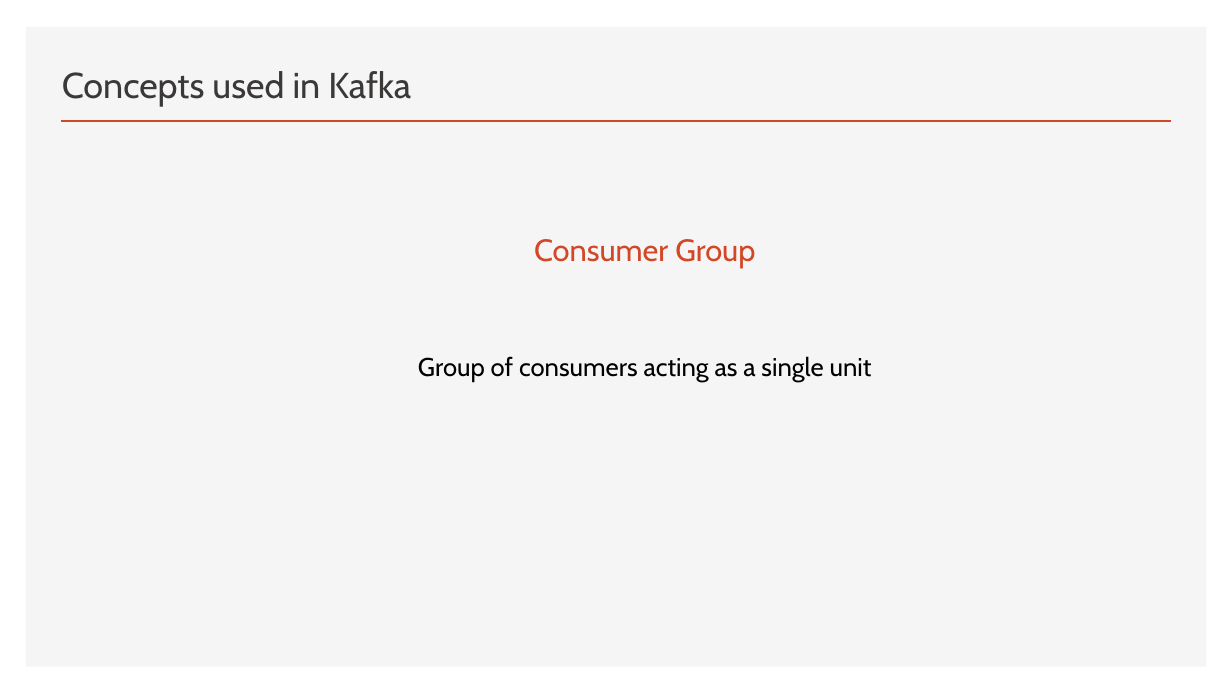
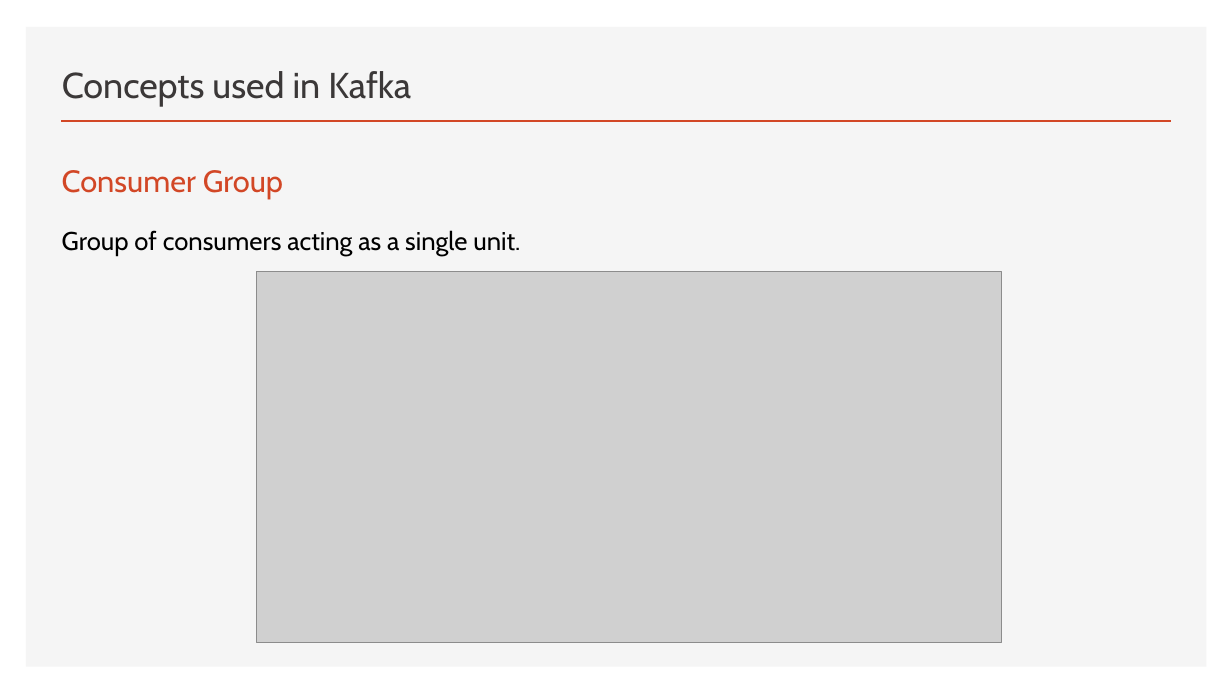
Before and after one commit to FITE-5thYear/DS-Mini-Presentation, a slide deck: slide 11 of Kafka.pptx (slide 18 before the commit). Drawn at 1232x693 pixels with LibreOffice and Linux fonts; fonts in the diff are those of the drawing; grey boxes stand for pictures. Boxes give left, top, right and bottom in pixels: in the first picture for what was removed or moved away, otherwise in the second. Text is boxed around its words. In the diff, an @@ line names an element or a change of style, - is before the commit and + after.

```diff
--- a/Kafka.pptx
+++ b/Kafka.pptx
@@ text "Consumer Group": place and size @@
-text "Consumer Group" at [418, 239, 872, 382]
+text "Consumer Group" at [62, 170, 520, 256]
@@ text at [62, 170, 283, 198]: alignment centre to left @@
@@ text at [62, 230, 520, 256]: text changed @@
-Group of consumers acting as a single unit
+Group of consumers acting as a single unit.
@@ picture added at [256, 272, 1001, 642] @@
```
Also in this commit, not shown: 10 other slides changed, 3 slides added, 12 slides removed, 1 other file.
